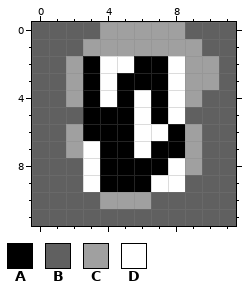
Pixel-art sprite: static_server/htdocs/qSkRj46gsBnpIPP828sXW1iO-B0QDQfr/static/black_is_one_white_is_zero.png. The first picture shows the starting point.
Rulers count pixels.
Palette (. is transparent): A #000000  B #606060  C #a0a0a0  D #ffffff
Pixels before, first column x 0:
 0 BBBBCCCCCBBB
 1 BBBCCCCCCCBB
 2 BBCADDAADCCB
 3 BBCADAAADCCB
 4 BBCADADADCBB
 5 BBBAAADADBBB
 6 BBCAAADDACBB
 7 BBCDAADAACBB
 8 BBBDAAAADCBB
 9 BBBDAAADDBBB
10 BBBBCCCBBBBB
11 BBBBBBBBBBBB
And afterwards:
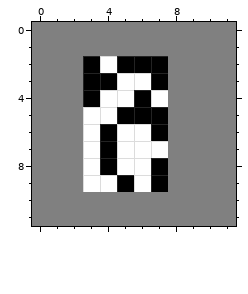
Changes in this commit:
file 120x120 -> 48x48 pixels (blocks of 10x10 -> 4x4; one block is one cell here)
Colour B changes from #606060 to #808080.
The edit turns colour D into colour A in row 2 at x 5; in row 3 at x 4; in rows 4 to 5 at x 6; in row 6 at x 7; in row 9 at x 7.
The edit turns colour A into colour B in rows 6 to 7 at x 8.
The edit turns colour C into colour B in row 0 at x 4 to 8; in row 1 at x 3 to 9; in rows 2 to 3 at x 2 and 9 to 10; in row 4 at x 2 and 9; in rows 6 to 7 at x 2 and 9; in row 8 at x 9.
The edit turns colour C into colour B in row 10 at x 4 to 6.
The edit turns colour D into colour B in rows 2 to 5 at x 8; in rows 8 to 9 at x 8.
The edit turns colour A into colour D in row 3 at x 5 to 6; in row 4 at x 5 and 7; in row 5 at x 3 to 4; in row 6 at x 3 and 5; in row 7 at x 5 and 7; in row 8 at x 5 to 6.
The edit turns colour A into colour D in row 9 at x 4 and 6.
Changed places in both pictures, as pixel boxes (x1, y1, x2, y2):
changed: (32, 22, 236, 226)
